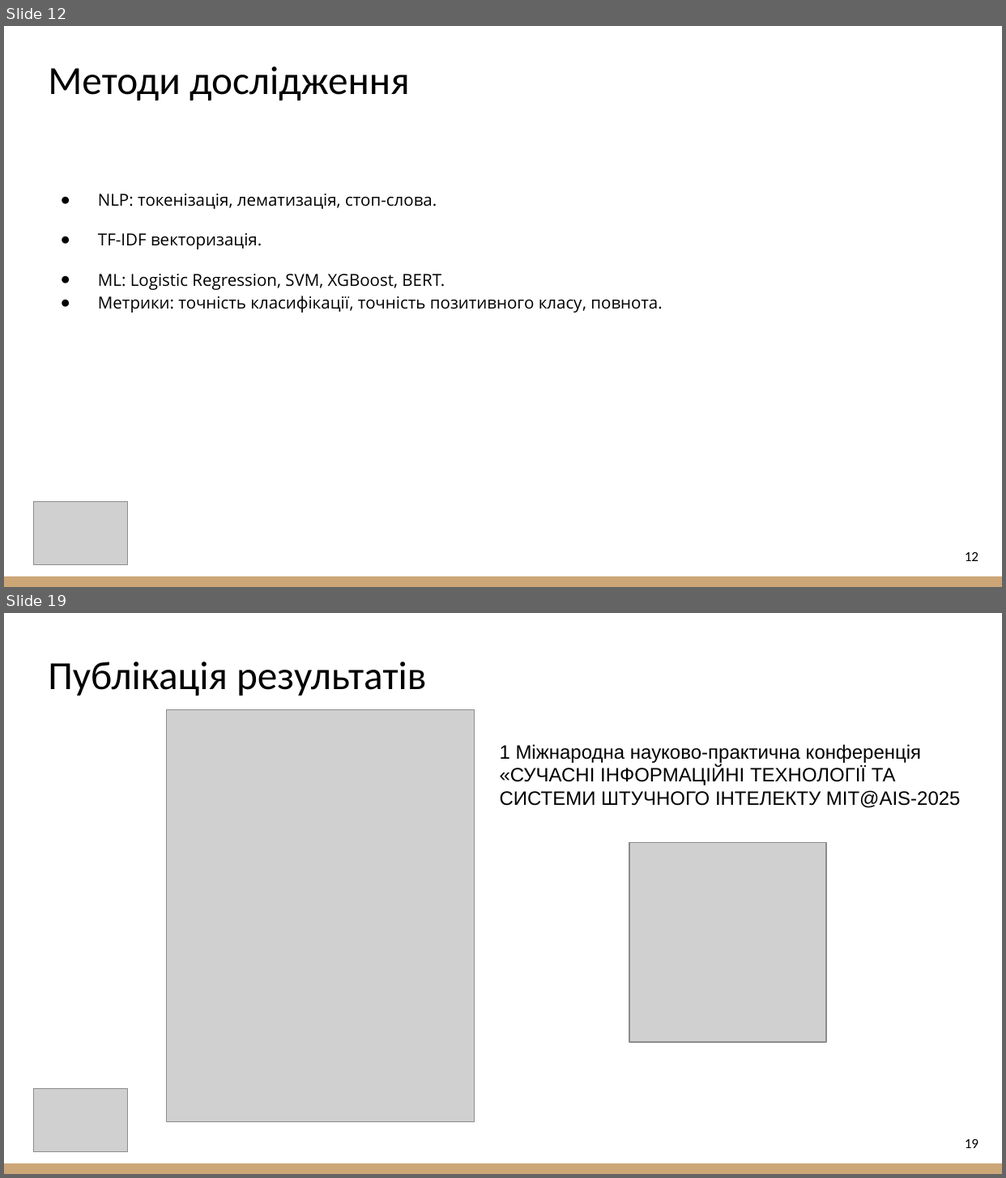
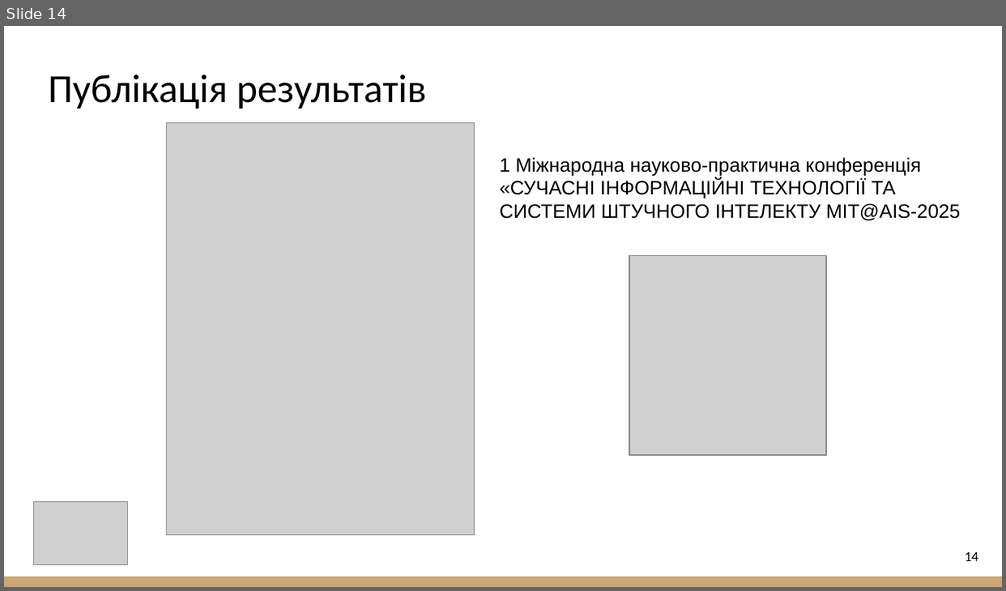
Before and after one commit to Wind6365/fake_news_detector_archive, a slide deck: 2025_М_ПІ_ІПЗм-23-1_Шагун_А_С.pptx. Shown one above the other, each under a label of ours: slides 12 and 19 before the commit, slide 14 after it; the slides between them are not shown. The pictures are 1006x1178 and 1006x591 pixels, drawn with LibreOffice and Linux fonts; fonts in the diff are those of the drawing; grey boxes stand for pictures. Boxes give left, top, right and bottom in pixels: in the first picture for what was removed or moved away, otherwise in the second. Text is boxed around its words. In the diff, an @@ line names an element or a change of style, - is before the commit and + after.

```diff
--- a/2025_М_ПІ_ІПЗм-23-1_Шагун_А_С.pptx
+++ b/2025_М_ПІ_ІПЗм-23-1_Шагун_А_С.pptx
@@ slide 12 removed at (4,26,1002,587), background #FFFFFF; not listed: 1 template element that a slide beside it also shows @@
@@ title removed at (48,66,410,101) @@
-Методи дослідження
@@ text removed at (98,194,662,313) @@
-● NLP: токенізація, лематизація, стоп-слова.
-● TF-IDF векторизація.
-● ML: Logistic Regression, SVM, XGBoost, BERT.
-● Метрики: точність класифікації, точність позитивного класу, повнота.
@@ picture removed at (33,502,127,566) @@
@@ page number removed at (965,552,978,561) @@
-12
@@ what was slide 19 is now slide 14 @@
@@ page number at (965,552,978,561): text changed @@
-19
+14
```
Also in this commit, not shown: 4 slides changed, 10 slides added, 14 other slides removed.
